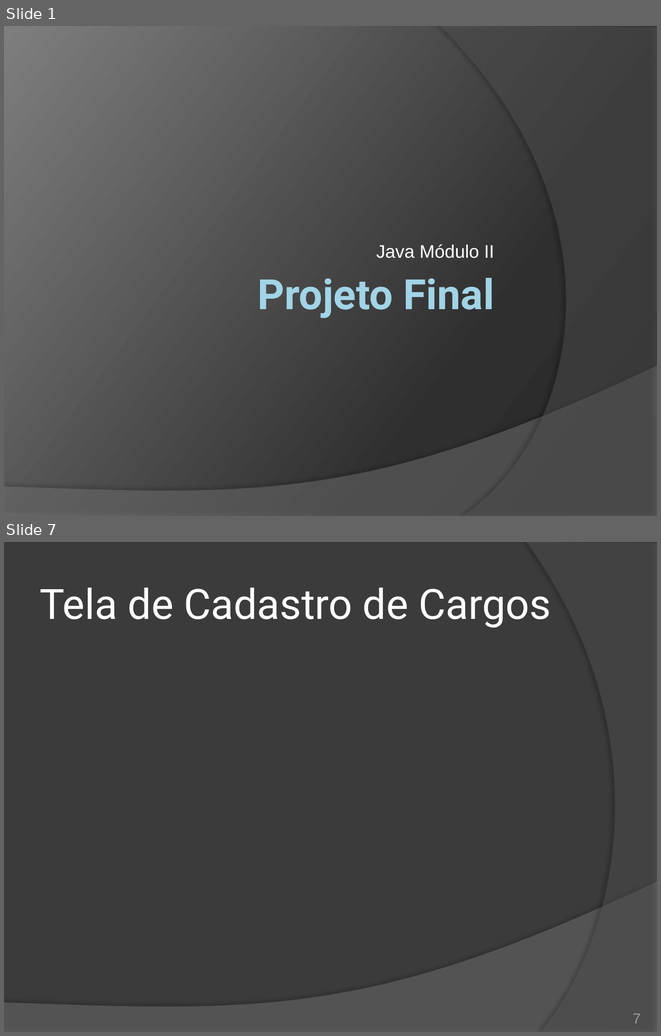
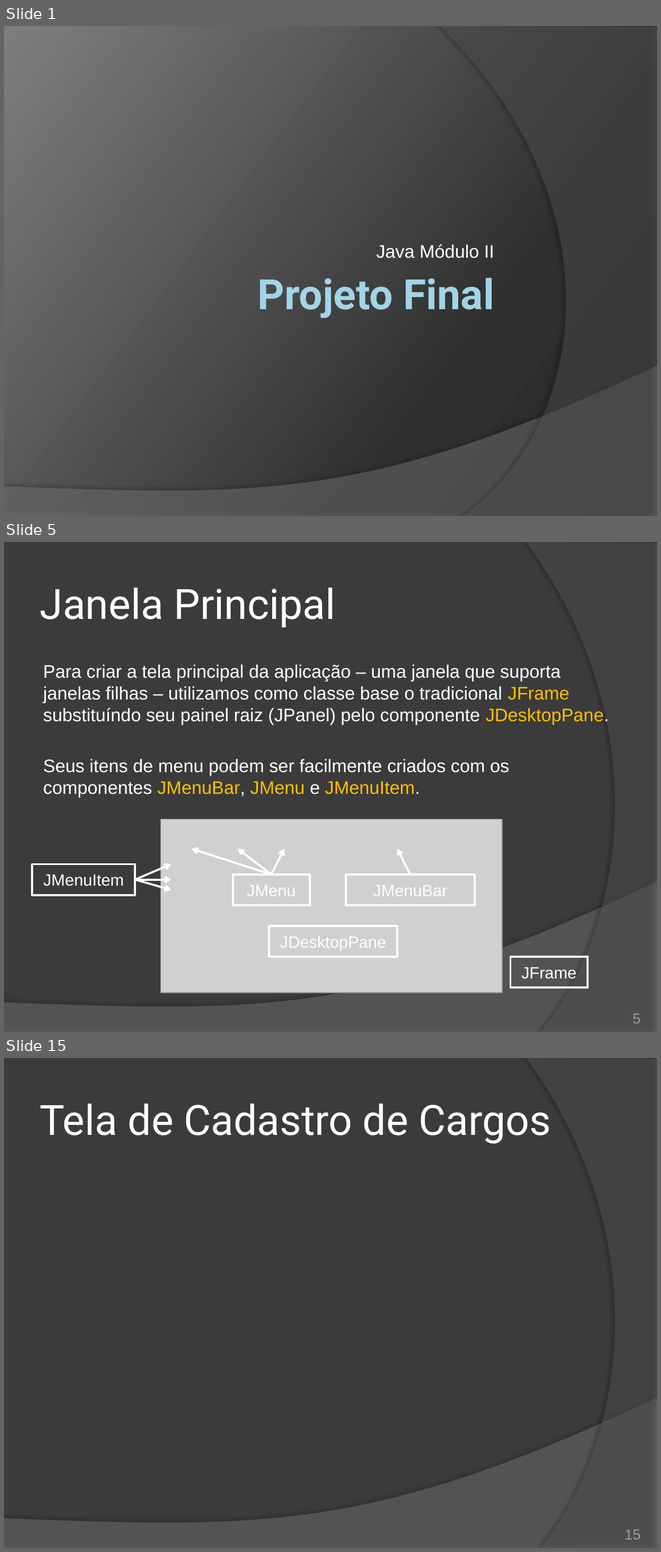
Before and after one commit to duchesqui/slzvieira-training, a slide deck: 2-Java-Programmer-Modulo-II/20.ProjetoFinal.pptx. Shown one above the other, each under a label of ours: slides 1 and 7 before the commit, slides 1, 5 and 15 after it; the slides between them are not shown. The pictures are 661x1036 and 661x1552 pixels, drawn with LibreOffice and Linux fonts; fonts in the diff are those of the drawing; grey boxes stand for pictures. Boxes give left, top, right and bottom in pixels: in the first picture for what was removed or moved away, otherwise in the second. Text is boxed around its words. In the diff, an @@ line names an element or a change of style, - is before the commit and + after.

```diff
--- a/2-Java-Programmer-Modulo-II/20.ProjetoFinal.pptx
+++ b/2-Java-Programmer-Modulo-II/20.ProjetoFinal.pptx
@@ slide 5 added at <box>4,542,657,1032</box>, background #3B3B3B; not listed: 2 template elements that a slide beside it also shows @@
@@ title added at <box>40,588,335,627</box>, 46 pt, text #FFFFFF @@
+Janela Principal
@@ text added at <box>43,664,609,797</box>, 20 pt, text #FFFFFF @@
+Para criar a tela principal da aplicação – uma janela que suporta janelas filhas – utilizamos como classe base o tradicional JFrame substituíndo seu painel raiz (JPanel) pelo componente JDesktopPane.
+Seus itens de menu podem ser facilmente criados com os componentes JMenuBar, JMenu e JMenuItem.
@@ picture added at <box>161,819,502,992</box> @@
@@ arrow added from (271, 874) to (192, 848), #FFFFFF 2.25 pt @@
@@ arrow added from (271, 874) to (238, 848), #FFFFFF 2.25 pt @@
@@ arrow added from (271, 874) to (284, 848), #FFFFFF 2.25 pt @@
@@ arrow added from (410, 874) to (397, 848), #FFFFFF 2.25 pt @@
@@ rectangle added at <box>32,864,134,894</box>, outline #FFFFFF 2.25 pt, 18 pt, text #FFFFFF @@
+JMenuItem
@@ arrow added from (135, 880) to (171, 864), #FFFFFF 2.25 pt @@
@@ rectangle added at <box>232,874,310,905</box>, outline #FFFFFF 2.25 pt, 18 pt, text #FFFFFF @@
+JMenu
@@ rectangle added at <box>346,874,475,905</box>, outline #FFFFFF 2.25 pt, 18 pt, text #FFFFFF @@
+JMenuBar
@@ arrow added from (135, 880) to (171, 880), #FFFFFF 2.25 pt @@
@@ arrow added from (135, 880) to (171, 889), #FFFFFF 2.25 pt @@
@@ rectangle added at <box>269,926,398,956</box>, outline #FFFFFF 2.25 pt, 18 pt, text #FFFFFF @@
+JDesktopPane
@@ rectangle added at <box>511,956,588,987</box>, outline #FFFFFF 2.25 pt, 18 pt, text #FFFFFF @@
+JFrame
@@ page number added at <box>633,1013,641,1023</box>, 16 pt, text #9D9B9A @@
+5
@@ what was slide 7 is now slide 15 @@
@@ page number at <box>625,1529,641,1539</box>: text changed @@
-7
+15
```
Also in this commit, not shown: 4 slides changed, 8 other slides added, 1 slide removed, 6 other files.
